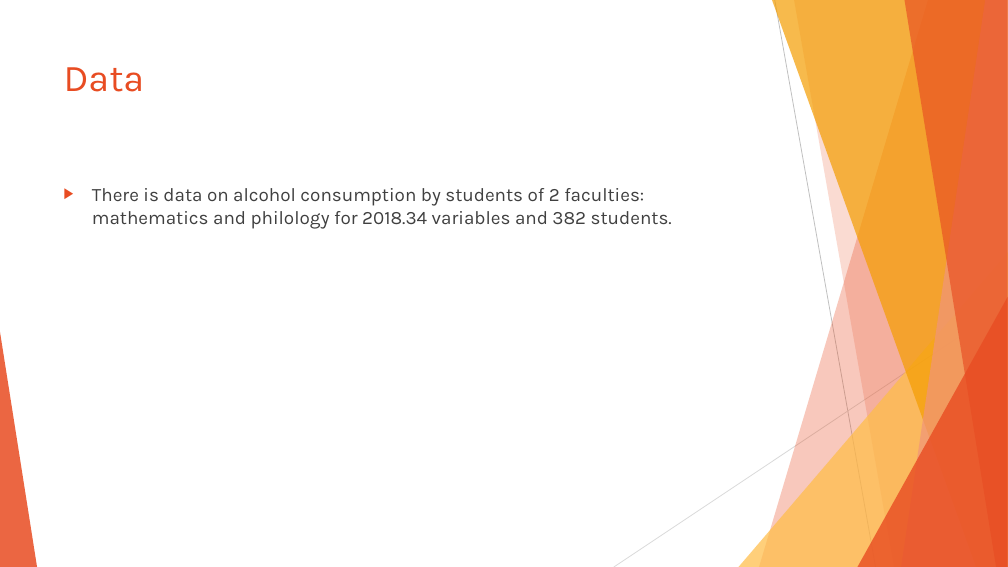
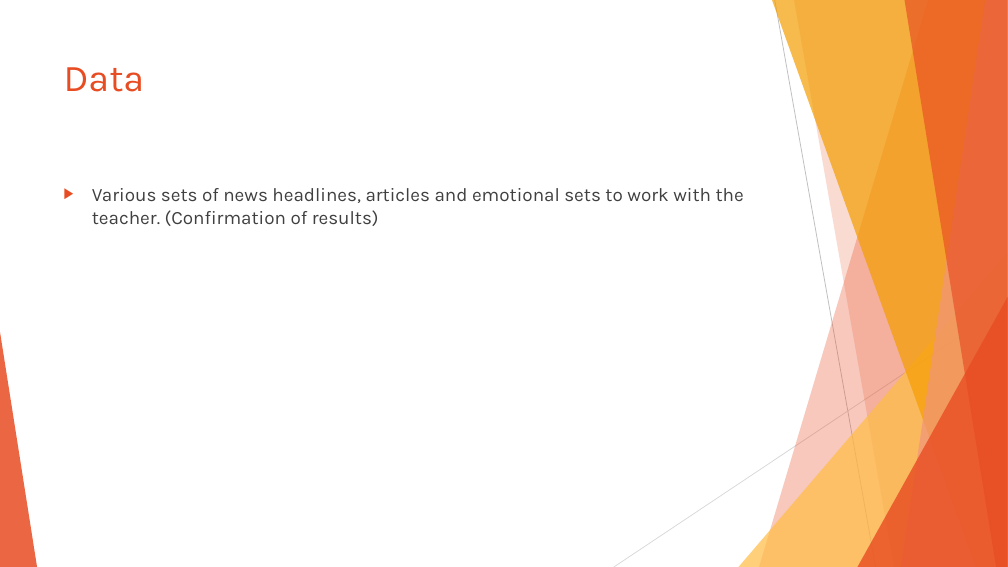
Before and after one commit to BauyrzhanAzimkhanov/Machine-learning, a slide deck: slide 3 of Project.pptx. Drawn at 1008x567 pixels with LibreOffice and Linux fonts; fonts in the diff are those of the drawing. Boxes give left, top, right and bottom in pixels: in the first picture for what was removed or moved away, otherwise in the second. Text is boxed around its words. In the diff, an @@ line names an element or a change of style, - is before the commit and + after.

```diff
--- a/Project.pptx
+++ b/Project.pptx
@@ text at box(92, 188, 744, 226): text changed @@
-▶ There is data on alcohol consumption by students of 2 faculties: mathematics and philology for 2018.34 variables and 382 students.
+▶ Various sets of news headlines, articles and emotional sets to work with the teacher. (Confirmation of results)
```
Also in this commit, not shown: 5 other slides changed, 2 slides added, 13 other files.
